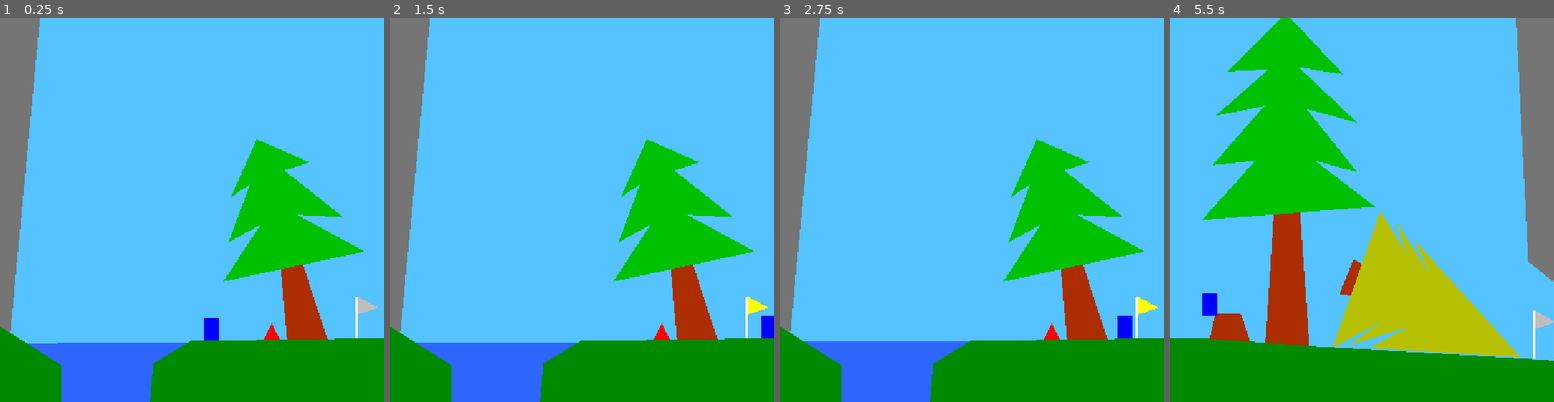
Above: before the commit, frames 1-4 (left to right).
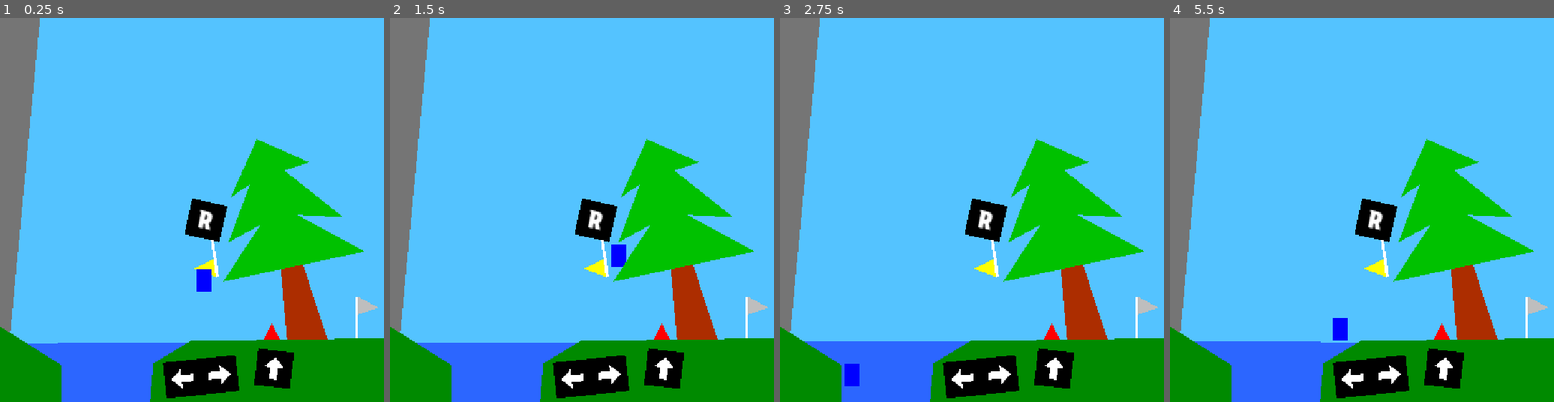
Above: after the commit, the same moments.

Repository: xorblo-doitus/OOB
Game: Godot game, scene res://src/gameplay/world/world.tscn
The game is run twice, just before and just after one commit, with the same random seed, the same clock (stepped at 60 frames per second) and the same inputs.
Inputs:
- Up to frame 1 (0.25 s): no input
- Up to frame 2 (1.5 s): hold D (right) from 0.53 s (still down); tap Space (jump) at 0.77 s
- Up to frame 3 (2.75 s): tap Space (jump) at 1.52 s; release D (right) at 2.03 s; hold Left (left) from 2.03 s (still down)
- Up to frame 4 (5.5 s): release Left (left) at 2.78 s; hold D (right) 2.78-4.28 s; tap Space (jump) at 3.02, 3.77, 4.52 s; hold Left (left) 4.28-5.03 s; hold D (right) from 5.03 s (still down)

The runs differ from the first frame. In frame 1, 4.2% of the frame differs, in the area x 42-77%, y 47-100%; in frame 2, 4.3%; in frame 3, 4.4%; in frame 4, 51%, in the area x 0-100%, y 0-100%.

Commit message:
Added keybinds "tuto"

Diff:
--- a/src/gameplay/world/world.tscn
+++ b/src/gameplay/world/world.tscn
@@ -114,7 +114,7 @@
 [node name="Player" parent="." instance=ExtResource("2_enicr")]
 unique_name_in_owner = true
 z_index = -64
-position = Vector2(282, 410)
+position = Vector2(272, 317)
 
 [node name="Camera2D" type="Camera2D" parent="."]
 unique_name_in_owner = true
@@ -185,7 +185,7 @@
 [node name="Tree3" parent="." instance=ExtResource("6_t1arw")]
 position = Vector2(678, 284)
 color = Color(0, 0.756863, 0, 1)
-polygon = PackedVector2Array(-124, -15, -53, -94, -110, -88, -41, -167, -106, -154, -35, -216, -90, -213, -12, -291, 65, -209, 5, -219, 83, -145, 16, -163, 83, -79, 27, -94, 107, -33)
+polygon = PackedVector2Array(-124, -15, -53, -94, -110, -88, -41, -167, -106, -154, -35, -216, -90, -213, -9, -295, 65, -209, 5, -219, 83, -145, 16, -163, 83, -79, 27, -94, 107, -33)
 
 [node name="Trunc" type="Polygon2D" parent="Tree3"]
 z_index = -128
@@ -219,10 +219,69 @@
 shape = SubResource("SegmentShape2D_crqjm")
 one_way_collision = true
 
-[node name="OneWayPlateform" parent="." instance=ExtResource("6_2wxex")]
-material = ExtResource("5_gag1f")
-position = Vector2(215, -33)
-width = 330.0
+[node name="Respawn" parent="." instance=ExtResource("11_0ljec")]
+offset_left = 256.0
+offset_top = 240.0
+offset_right = 304.0
+offset_bottom = 288.0
+rotation = 0.221657
+text = "R"
+
+[node name="RightLeft" type="Node2D" parent="."]
+position = Vector2(265, 454)
+rotation = -0.106003
+
+[node name="Right" parent="RightLeft" instance=ExtResource("11_0ljec")]
+offset_left = 0.0
+offset_top = 0.0
+offset_right = 48.0
+offset_bottom = 48.0
+rotation = 1.57079
+text = ""
+
+[node name="Polygon2D" type="Polygon2D" parent="RightLeft/Right"]
+position = Vector2(24, 26)
+polygon = PackedVector2Array(-5, -16, 5, -16, 5, -1.52588e-05, 13, -1.52588e-05, 0, 14, -13, -1.52588e-05, -5, -1.52588e-05)
+
+[node name="Left" parent="RightLeft" instance=ExtResource("11_0ljec")]
+offset_left = 0.0
+offset_top = 48.0
+offset_right = 48.0
+offset_bottom = 96.0
+rotation = -1.57079
+text = ""
+
+[node name="Polygon2D" type="Polygon2D" parent="RightLeft/Left"]
+position = Vector2(24, 26)
+polygon = PackedVector2Array(-5, -16, 5, -16, 5, -1.52588e-05, 13, -1.52588e-05, 0, 14, -13, -1.52588e-05, -5, -1.52588e-05)
+
+[node name="Up" parent="." instance=ExtResource("11_0ljec")]
+offset_left = 386.0
+offset_top = 494.0
+offset_right = 434.0
+offset_bottom = 542.0
+rotation = -3.02561
+text = ""
+
+[node name="Polygon2D" type="Polygon2D" parent="Up"]
+position = Vector2(24, 26)
+polygon = PackedVector2Array(-5, -16, 5, -16, 5, -1.52588e-05, 13, -1.52588e-05, 0, 14, -13, -1.52588e-05, -5, -1.52588e-05)
+
+[node name="Down" parent="." instance=ExtResource("11_0ljec")]
+offset_left = 978.0
+offset_top = -63.0
+offset_right = 1026.0
+offset_bottom = -15.0
+rotation = -0.141523
+text = ""
+
+[node name="Polygon2D" type="Polygon2D" parent="Down"]
+position = Vector2(24, 26)
+polygon = PackedVector2Array(-5, -16, 5, -16, 5, -1.52588e-05, 13, -1.52588e-05, 0, 14, -13, -1.52588e-05, -5, -1.52588e-05)
+
+[node name="OneWayPlateform14" parent="." instance=ExtResource("6_2wxex")]
+position = Vector2(829, -8)
+width = 320.0
 
 [node name="OneWayPlateform6" parent="." instance=ExtResource("6_2wxex")]
 material = ExtResource("5_gag1f")
@@ -320,6 +379,10 @@
 
 [node name="RespawnPoint" parent="." instance=ExtResource("8_str6s")]
 position = Vector2(475, 403)
+
+[node name="RespawnPoint6" parent="." instance=ExtResource("8_str6s")]
+position = Vector2(285, 313)
+rotation = -3.27787
 
 [node name="RespawnPoint2" parent="." instance=ExtResource("8_str6s")]
 position = Vector2(997, 422)
